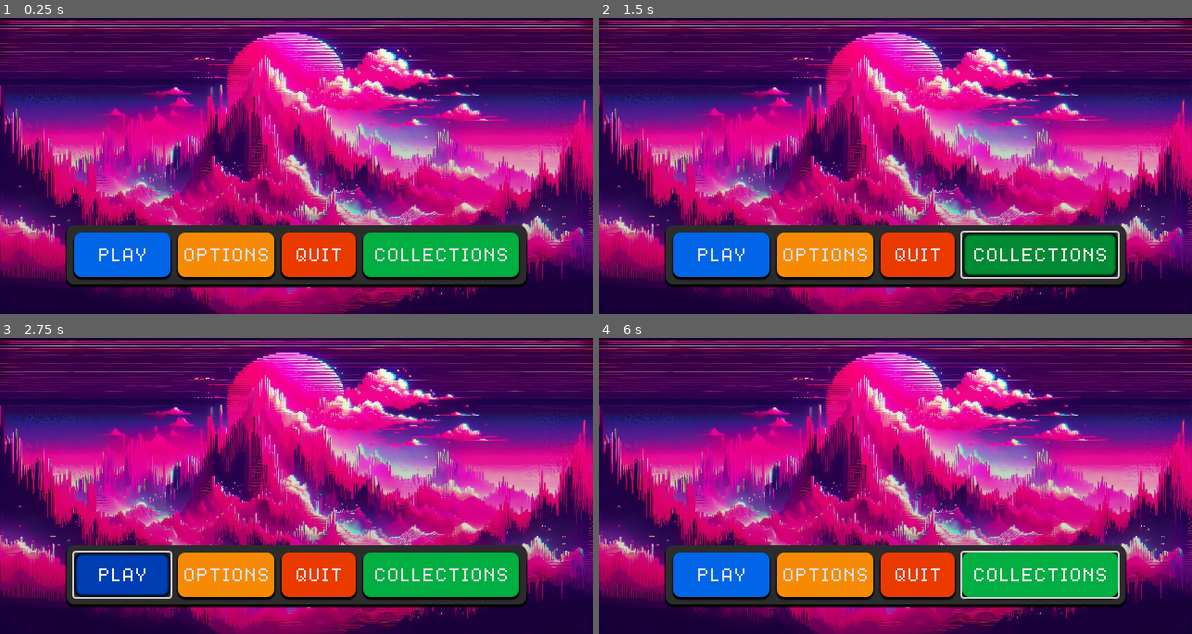
Above: before the commit, frames 1-4 (two rows, left to right).
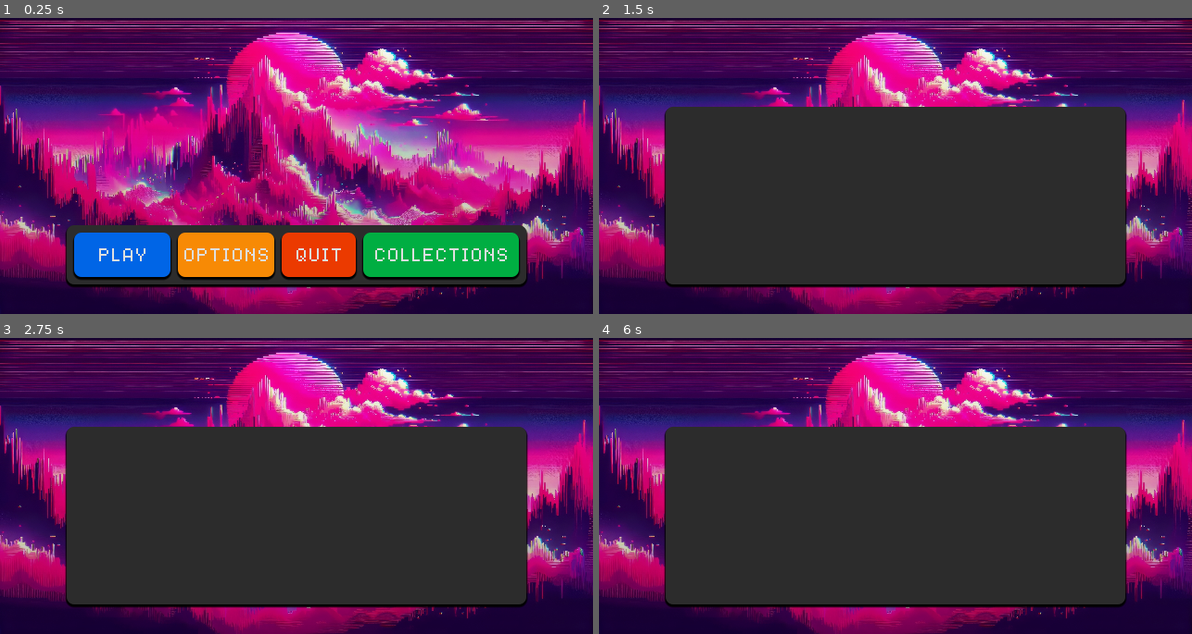
Above: after the commit, the same moments.

Repository: Wings-of-the-Abyss/Backspin
Game: Godot game, scene res://scenes/menu/main menu.tscn
Same seed, same stepped clock (60 frames per second), same inputs: the game is played once before the commit and once after it.
Inputs (mouse positions are in pixels of both pictures, inside the frame that each line leads up to):
- Up to frame 1 (0.25 s): no input
- Up to frame 2 (1.5 s): click "OPTIONS" at 0.5 s; click (1037, 254) at 1.25 s, where only the run before the commit has a clickable "COLLECTIONS"
- Up to frame 3 (2.75 s): click (124, 574) at 2 s, where only the run before the commit has a clickable "PLAY"
- Up to frame 4 (6 s): click (723, 574) at 2.75 s, where only the run before the commit has a clickable "PLAY"; click (1037, 574) at 3.5 s, where only the run before the commit has a clickable "COLLECTIONS"; click (723, 574) at 4.25 s, where only the run before the commit has a clickable "PLAY"; click (1037, 574) at 5 s, where only the run before the commit has a clickable "COLLECTIONS"; tap Enter at 5.75 s; move the mouse to (1025, 471) at 5.77 s

The runs differ from the first frame. In frame 2, 43% of the frame differs, in the area x 10-90%, y 30-89%; in frame 3, 43%; in frame 4, 43%.

Commit message:
Hover sound added

Diff:
--- a/project.godot
+++ b/project.godot
@@ -10,7 +10,7 @@
 
 [application]
 
-config/name="New Game Project"
+config/name="Backspin"
 run/main_scene="res://scenes/menu/main menu.tscn"
 config/features=PackedStringArray("4.3", "GL Compatibility")
 config/icon="res://icon.svg"
--- a/scenes/menu/main menu.tscn
+++ b/scenes/menu/main menu.tscn
@@ -1,13 +1,15 @@
-[gd_scene load_steps=14 format=3 uid="uid://bjlygdna7gbq3"]
+[gd_scene load_steps=21 format=3 uid="uid://bjlygdna7gbq3"]
 
 [ext_resource type="Texture2D" uid="uid://cd4hlrl5d5tcf" path="res://assets/backgrounds/neon-hot-pink-hd-landscape.jpg" id="1_8epr1"]
 [ext_resource type="FontFile" uid="uid://c14vfvwox82p" path="res://assets/fonts/dogicapixel.ttf" id="1_rtowl"]
-
-[sub_resource type="Gradient" id="Gradient_yxjee"]
-colors = PackedColorArray(0, 0, 0, 0.243137, 0, 0, 0, 0)
+[ext_resource type="Script" path="res://scenes/menu/main_menu.gd" id="1_w0fda"]
+[ext_resource type="AudioStream" uid="uid://wugwq013fwdi" path="res://assets/sfx/hover.wav" id="4_ebqsn"]
+
+[sub_resource type="Gradient" id="Gradient_1761r"]
+colors = PackedColorArray(0, 0, 0, 0.286275, 0, 0, 0, 0)
 
 [sub_resource type="GradientTexture2D" id="GradientTexture2D_qctco"]
-gradient = SubResource("Gradient_yxjee")
+gradient = SubResource("Gradient_1761r")
 fill_from = Vector2(1, 1)
 
 [sub_resource type="StyleBoxFlat" id="StyleBoxFlat_3kejq"]
@@ -20,6 +22,8 @@
 shadow_size = 2
 shadow_offset = Vector2(0, 2)
 
+[sub_resource type="StyleBoxEmpty" id="StyleBoxEmpty_n03xl"]
+
 [sub_resource type="StyleBoxFlat" id="StyleBoxFlat_m1hfv"]
 bg_color = Color(0, 0.243137, 0.709804, 1)
 border_width_left = 4
@@ -33,6 +37,19 @@
 corner_radius_bottom_right = 8
 corner_radius_bottom_left = 8
 
+[sub_resource type="StyleBoxFlat" id="StyleBoxFlat_gsiio"]
+bg_color = Color(1.20808e-05, 0.152441, 0.477106, 1)
+border_width_left = 8
+border_width_top = 8
+border_width_right = 8
+border_width_bottom = 4
+border_color = Color(0, 0, 0, 1)
+border_blend = true
+corner_radius_top_left = 8
+corner_radius_top_right = 8
+corner_radius_bottom_right = 8
+corner_radius_bottom_left = 8
+
 [sub_resource type="StyleBoxFlat" id="StyleBoxFlat_ayu7m"]
 bg_color = Color(0, 0.396078, 0.901961, 1)
 corner_radius_top_left = 8
@@ -56,6 +73,21 @@
 corner_radius_bottom_right = 8
 corner_radius_bottom_left = 8
 
+[sub_resource type="StyleBoxFlat" id="StyleBoxFlat_3xn00"]
+content_margin_left = 0.0
+content_margin_right = 0.0
+bg_color = Color(0.532531, 0.224833, 0.00134954, 1)
+border_width_left = 8
+border_width_top = 8
+border_width_right = 8
+border_width_bottom = 4
+border_color = Color(0, 0, 0, 1)
+border_blend = true
+corner_radius_top_left = 8
+corner_radius_top_right = 8
+corner_radius_bottom_right = 8
+corner_radius_bottom_left = 8
+
 [sub_resource type="StyleBoxFlat" id="StyleBoxFlat_ua5vp"]
 bg_color = Color(0.967443, 0.539214, 0.0194733, 1)
 corner_radius_top_left = 8
@@ -79,6 +111,19 @@
 corner_radius_bottom_right = 8
 corner_radius_bottom_left = 8
 
+[sub_resource type="StyleBoxFlat" id="StyleBoxFlat_8va83"]
+bg_color = Color(0.526395, 0.0429191, 1.92523e-07, 1)
+border_width_left = 8
+border_width_top = 8
+border_width_right = 8
+border_width_bottom = 4
+border_color = Color(0, 0, 0, 1)
+border_blend = true
+corner_radius_top_left = 8
+corner_radius_top_right = 8
+corner_radius_bottom_right = 8
+corner_radius_bottom_left = 8
+
 [sub_resource type="StyleBoxFlat" id="StyleBoxFlat_h40li"]
 bg_color = Color(0.921569, 0.227451, 0, 1)
 corner_radius_top_left = 8
@@ -90,10 +135,23 @@
 shadow_offset = Vector2(0, 2)
 
 [sub_resource type="StyleBoxFlat" id="StyleBoxFlat_va4fk"]
-bg_color = Color(3.56168e-06, 0.545398, 0.200957, 1)
-border_width_left = 4
-border_width_top = 4
-border_width_right = 4
+bg_color = Color(2.86378e-06, 0.472538, 0.169896, 1)
+border_width_left = 4
+border_width_top = 4
+border_width_right = 4
+border_width_bottom = 4
+border_color = Color(0, 0, 0, 1)
+border_blend = true
+corner_radius_top_left = 8
+corner_radius_top_right = 8
+corner_radius_bottom_right = 8
+corner_radius_bottom_left = 8
+
+[sub_resource type="StyleBoxFlat" id="StyleBoxFlat_nraxb"]
+bg_color = Color(1.37173e-06, 0.319627, 0.104708, 1)
+border_width_left = 8
+border_width_top = 8
+border_width_right = 8
 border_width_bottom = 4
 border_color = Color(0, 0, 0, 1)
 border_blend = true
@@ -119,6 +177,7 @@
 anchor_bottom = 1.0
 grow_horizontal = 2
 grow_vertical = 2
+script = ExtResource("1_w0fda")
 
 [node name="TextureRect" type="TextureRect" parent="."]
 layout_mode = 0
@@ -129,8 +188,9 @@
 
 [node name="TextureRect" type="TextureRect" parent="TextureRect"]
 layout_mode = 0
+offset_top = -8.0
 offset_right = 640.0
-offset_bottom = 328.0
+offset_bottom = 320.0
 texture = SubResource("GradientTexture2D_qctco")
 
 [node name="Panel" type="Panel" parent="."]
@@ -163,7 +223,9 @@
 grow_vertical = 0
 theme_override_fonts/font = ExtResource("1_rtowl")
 theme_override_font_sizes/font_size = 16
+theme_override_styles/focus = SubResource("StyleBoxEmpty_n03xl")
 theme_override_styles/hover = SubResource("StyleBoxFlat_m1hfv")
+theme_override_styles/pressed = SubResource("StyleBoxFlat_gsiio")
 theme_override_styles/normal = SubResource("StyleBoxFlat_ayu7m")
 text = "PLAY"
 
@@ -175,7 +237,9 @@
 offset_bottom = 280.0
 theme_override_fonts/font = ExtResource("1_rtowl")
 theme_override_font_sizes/font_size = 16
+theme_override_styles/focus = SubResource("StyleBoxEmpty_n03xl")
 theme_override_styles/hover = SubResource("StyleBoxFlat_kfjv3")
+theme_override_styles/pressed = SubResource("StyleBoxFlat_3xn00")
 theme_override_styles/normal = SubResource("StyleBoxFlat_ua5vp")
 text = "OPTIONS"
 
@@ -187,7 +251,9 @@
 offset_bottom = 280.0
 theme_override_fonts/font = ExtResource("1_rtowl")
 theme_override_font_sizes/font_size = 16
+theme_override_styles/focus = SubResource("StyleBoxEmpty_n03xl")
 theme_override_styles/hover = SubResource("StyleBoxFlat_pgk56")
+theme_override_styles/pressed = SubResource("StyleBoxFlat_8va83")
 theme_override_styles/normal = SubResource("StyleBoxFlat_h40li")
 text = "QUIT"
 
@@ -199,6 +265,19 @@
 offset_bottom = 280.0
 theme_override_fonts/font = ExtResource("1_rtowl")
 theme_override_font_sizes/font_size = 16
+theme_override_styles/focus = SubResource("StyleBoxEmpty_n03xl")
 theme_override_styles/hover = SubResource("StyleBoxFlat_va4fk")
+theme_override_styles/pressed = SubResource("StyleBoxFlat_nraxb")
 theme_override_styles/normal = SubResource("StyleBoxFlat_m6x8t")
 text = "COLLECTIONS"
+
+[node name="hover" type="AudioStreamPlayer" parent="."]
+stream = ExtResource("4_ebqsn")
+volume_db = -30.0
+
+[connection signal="mouse_entered" from="play" to="." method="_on_buttons_mouse_entered"]
+[connection signal="mouse_entered" from="options" to="." method="_on_buttons_mouse_entered"]
+[connection signal="pressed" from="options" to="." method="_on_options_pressed"]
+[connection signal="mouse_entered" from="quit" to="." method="_on_buttons_mouse_entered"]
+[connection signal="pressed" from="quit" to="." method="_on_quit_pressed"]
+[connection signal="mouse_entered" from="collections" to="." method="_on_buttons_mouse_entered"]
--- /dev/null
+++ b/scenes/menu/main_menu.gd
@@ -0,0 +1,16 @@
+extends Control
+
+func _process(_delta):
+	pass
+
+
+func _on_buttons_mouse_entered() -> void:
+	$hover.play()
+
+
+func _on_quit_pressed() -> void:
+	get_tree().quit() # Replace with function body.
+
+
+func _on_options_pressed() -> void:
+	get_tree().change_scene_to_file("res://scenes/menu/settings.tscn") # Replace with function body.
--- /dev/null
+++ b/scenes/menu/settings.tscn
@@ -0,0 +1,56 @@
+[gd_scene load_steps=5 format=3 uid="uid://crkwqxkulmmf1"]
+
+[ext_resource type="Texture2D" uid="uid://cd4hlrl5d5tcf" path="res://assets/backgrounds/neon-hot-pink-hd-landscape.jpg" id="1_c0oph"]
+
+[sub_resource type="Gradient" id="Gradient_yxjee"]
+colors = PackedColorArray(0, 0, 0, 0.286275, 0, 0, 0, 0)
+
+[sub_resource type="GradientTexture2D" id="GradientTexture2D_kr256"]
+gradient = SubResource("Gradient_yxjee")
+fill_from = Vector2(1, 1)
+
+[sub_resource type="StyleBoxFlat" id="StyleBoxFlat_vhld5"]
+bg_color = Color(0.174028, 0.174028, 0.174028, 1)
+corner_radius_top_left = 8
+corner_radius_top_right = 8
+corner_radius_bottom_right = 8
+corner_radius_bottom_left = 8
+shadow_color = Color(0, 0, 0, 1)
+shadow_size = 2
+shadow_offset = Vector2(0, 2)
+
+[node name="Control" type="Control"]
+layout_mode = 3
+anchors_preset = 15
+anchor_right = 1.0
+anchor_bottom = 1.0
+grow_horizontal = 2
+grow_vertical = 2
+
+[node name="TextureRect" type="TextureRect" parent="."]
+offset_right = 640.0
+offset_bottom = 320.0
+texture = ExtResource("1_c0oph")
+expand_mode = 1
+
+[node name="TextureRect" type="TextureRect" parent="TextureRect"]
+layout_mode = 0
+offset_top = -8.0
+offset_right = 640.0
+offset_bottom = 320.0
+texture = SubResource("GradientTexture2D_kr256")
+
+[node name="Panel" type="Panel" parent="."]
+layout_mode = 1
+anchors_preset = 7
+anchor_left = 0.5
+anchor_top = 1.0
+anchor_right = 0.5
+anchor_bottom = 1.0
+offset_left = -248.0
+offset_top = -224.0
+offset_right = 248.0
+offset_bottom = -32.0
+grow_horizontal = 2
+grow_vertical = 0
+theme_override_styles/panel = SubResource("StyleBoxFlat_vhld5")
Not shown, added: assets/sfx/hover.wav.import
Not shown, added: assets/sfx/hover.wav
